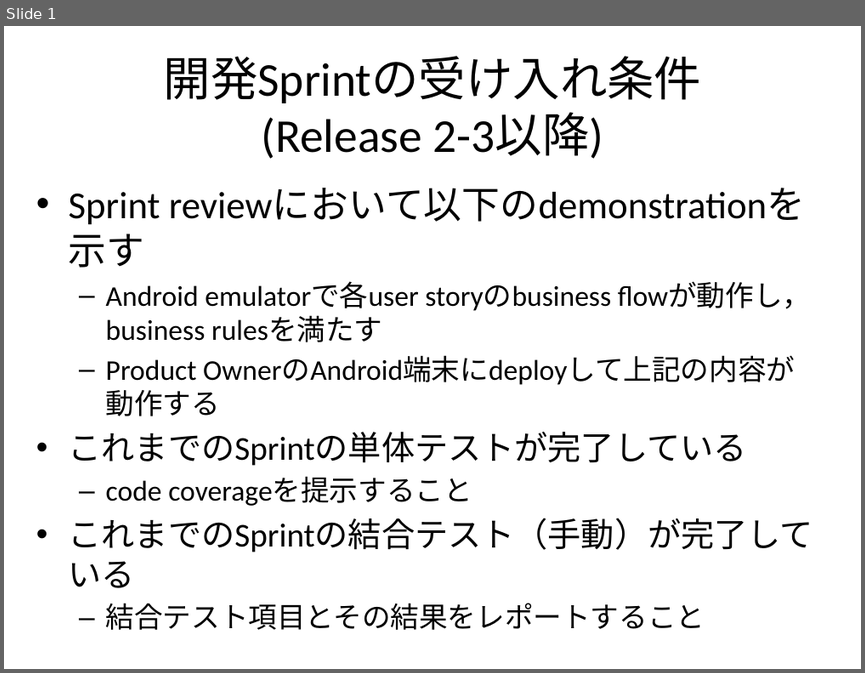
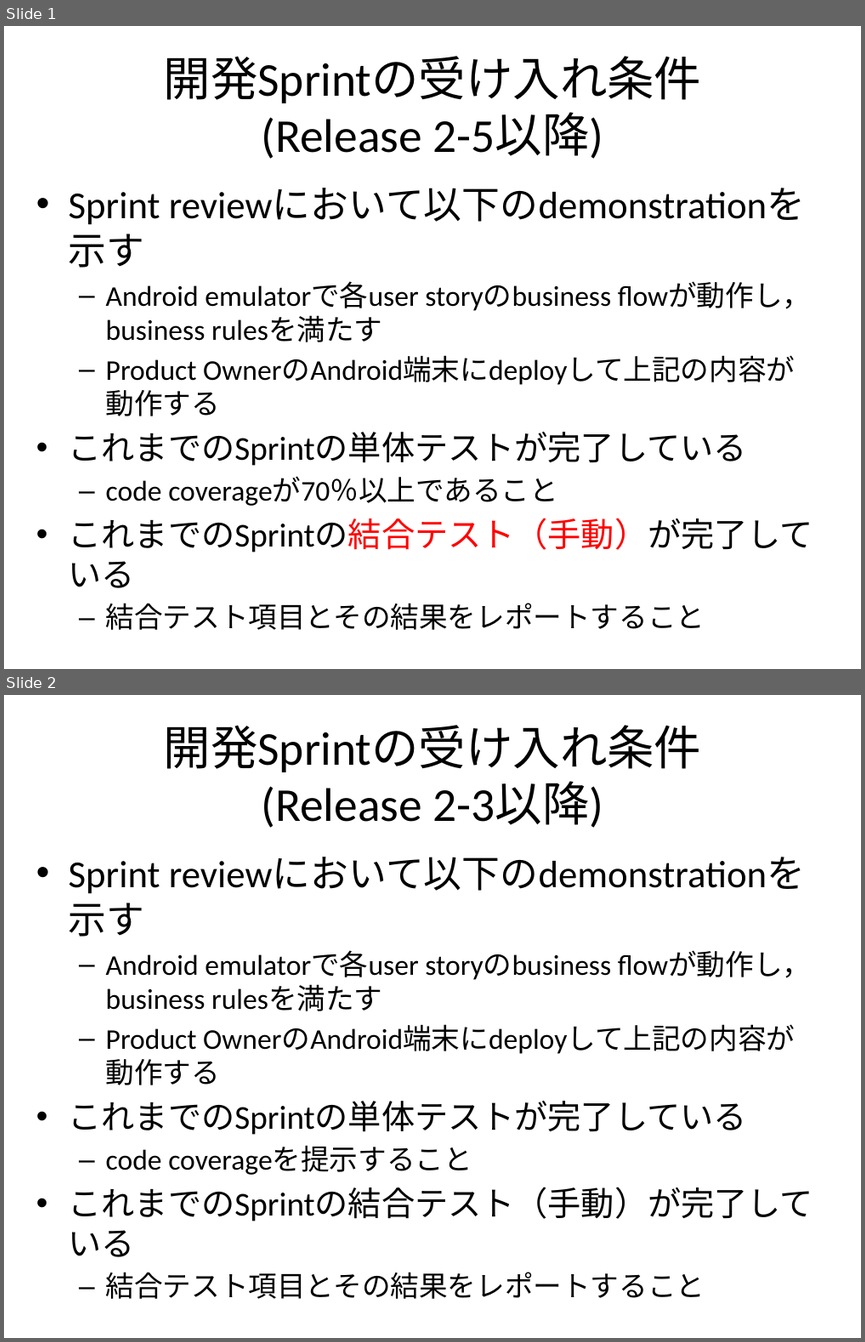
Before and after one commit to Tsukuba-SAY/documents, a slide deck: 開発Sprintの受け入れ条件_Release2.pptx. Shown one above the other, each under a label of ours: slide 1 before the commit, slides 1 and 2 after it. The pictures are 865x673 and 865x1342 pixels, drawn with LibreOffice and Linux fonts; fonts in the diff are those of the drawing. Boxes give left, top, right and bottom in pixels: in the first picture for what was removed or moved away, otherwise in the second. Text is boxed around its words. In the diff, an @@ line names an element or a change of style, - is before the commit and + after.

Commit message:
受け入れ条件をupdate

```diff
--- a/開発Sprintの受け入れ条件_Release2.pptx
+++ b/開発Sprintの受け入れ条件_Release2.pptx
@@ slide 1 added at [4,26,861,669], background #FFFFFF @@
@@ title added at [164,56,702,159], 39.6 pt, text #000000 @@
+開発Sprintの受け入れ条件
+(Release 2-5以降)
@@ text added at [69,192,813,630], 24 pt, text #000000 @@
+• Sprint reviewにおいて以下のdemonstrationを示す
+  – Android emulatorで各user storyのbusiness flowが動作し，business rulesを満たす
+  – Product OwnerのAndroid端末にdeployして上記の内容が
+    動作する
+• これまでのSprintの単体テストが完了している
+  – code coverageが70％以上であること
+• これまでのSprintの結合テスト（手動）が完了している
+  – 結合テスト項目とその結果をレポートすること
@@ what was slide 1 is now slide 2 @@
```
